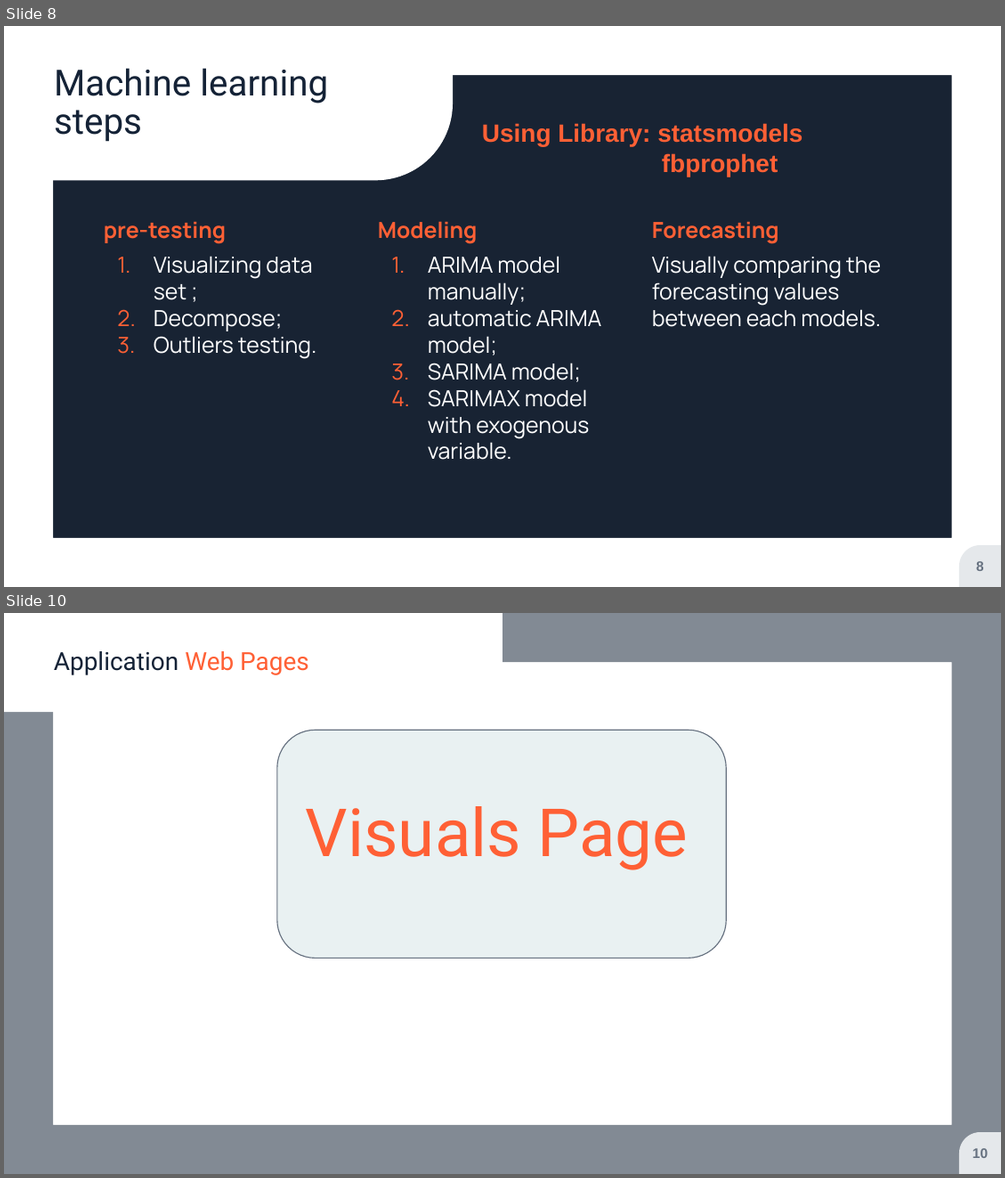
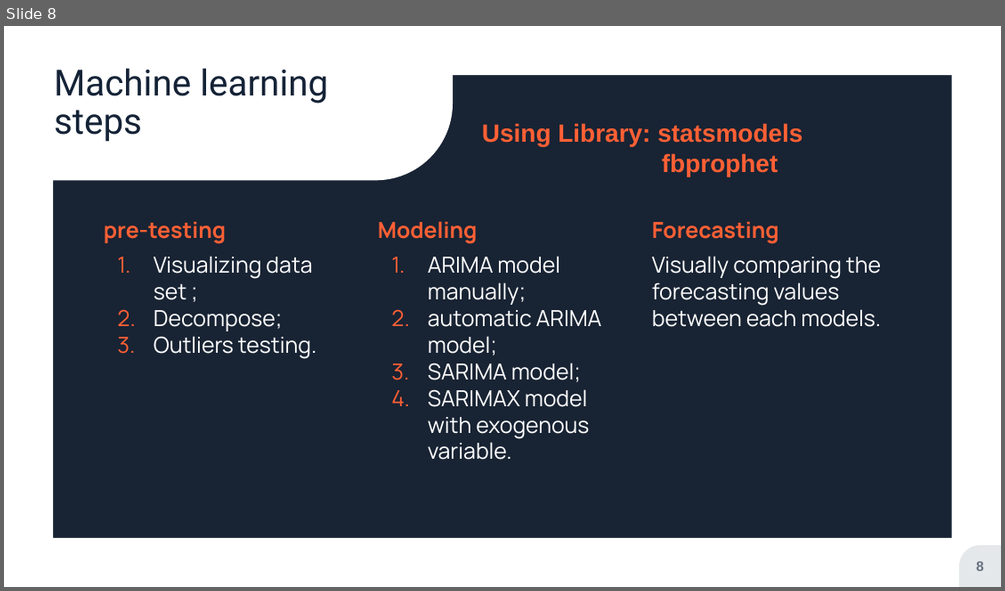
Before and after one commit to jmitterh/Project_3_Potential_Marketing, a slide deck: Data-Estate Presentation.pptx. Shown one above the other, each under a label of ours: slides 8 and 10 before the commit, slide 8 after it; the slides between them are not shown. The pictures are 1005x1178 and 1005x591 pixels, drawn with LibreOffice and Linux fonts; fonts in the diff are those of the drawing; background and template pictures are left out; a plain dark background stands for a picture behind light text. Boxes give left, top, right and bottom in pixels: in the first picture for what was removed or moved away, otherwise in the second. Text is boxed around its words. In the diff, an @@ line names an element or a change of style, - is before the commit and + after.

```diff
--- a/Data-Estate Presentation.pptx
+++ b/Data-Estate Presentation.pptx
@@ slide 10 removed at [4,613,1001,1174], background picture (left out); not listed: 1 template element that a slide beside it also shows @@
@@ frame removed at [4,613,1001,1173] @@
@@ round rect removed at [4,613,502,712] @@
@@ title removed at [54,651,309,675] @@
-Application Web Pages
@@ rounded rectangle removed at [277,730,726,958] @@
@@ title removed at [306,806,688,870] @@
-Visuals Page
@@ page number removed at [972,1148,987,1158] @@
-10
```
Also in this commit, not shown: 1 slide changed, 3 other slides removed, 3 other files.
